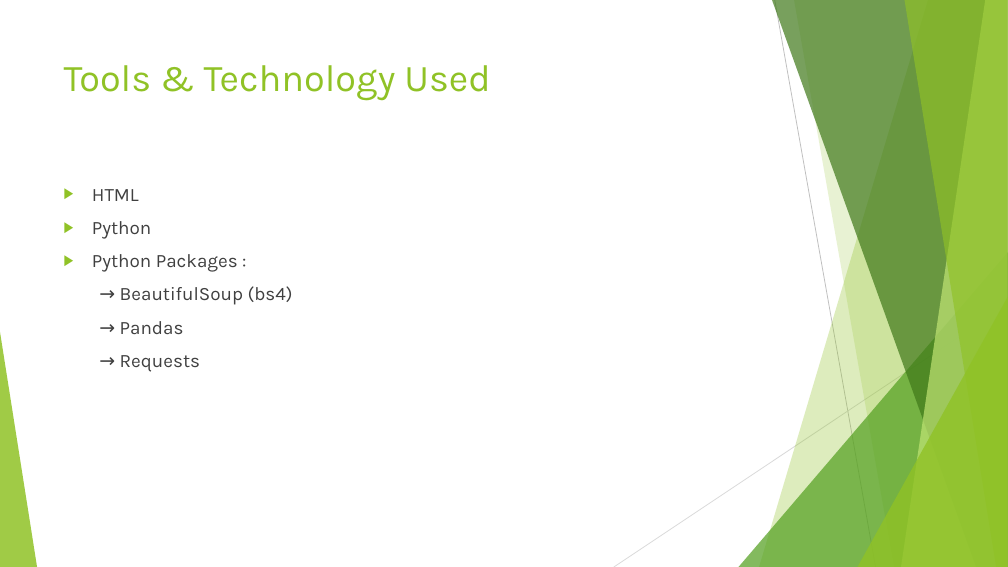
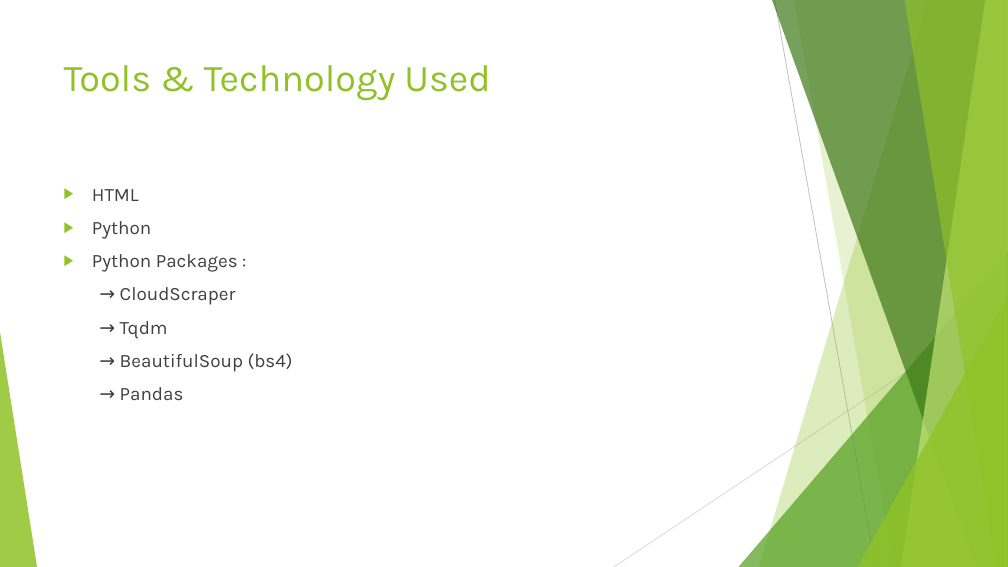
Before and after one commit to mneha-1394/Rategain-webscrapping-challenge-, a slide deck: slide 6 of RateGain ppt.pptm. Drawn at 1008x567 pixels with LibreOffice and Linux fonts; fonts in the diff are those of the drawing. Boxes give left, top, right and bottom in pixels: in the first picture for what was removed or moved away, otherwise in the second. Text is boxed around its words. In the diff, an @@ line names an element or a change of style, - is before the commit and + after.

```diff
--- a/RateGain ppt.pptm
+++ b/RateGain ppt.pptm
@@ text at <box>120,287,236,339</box>: paragraphs added @@
+→ CloudScraper
+→ Tqdm
@@ text at <box>120,355,200,372</box>: paragraph removed @@
-→ Requests
```
Also in this commit, not shown: 1 other file.
